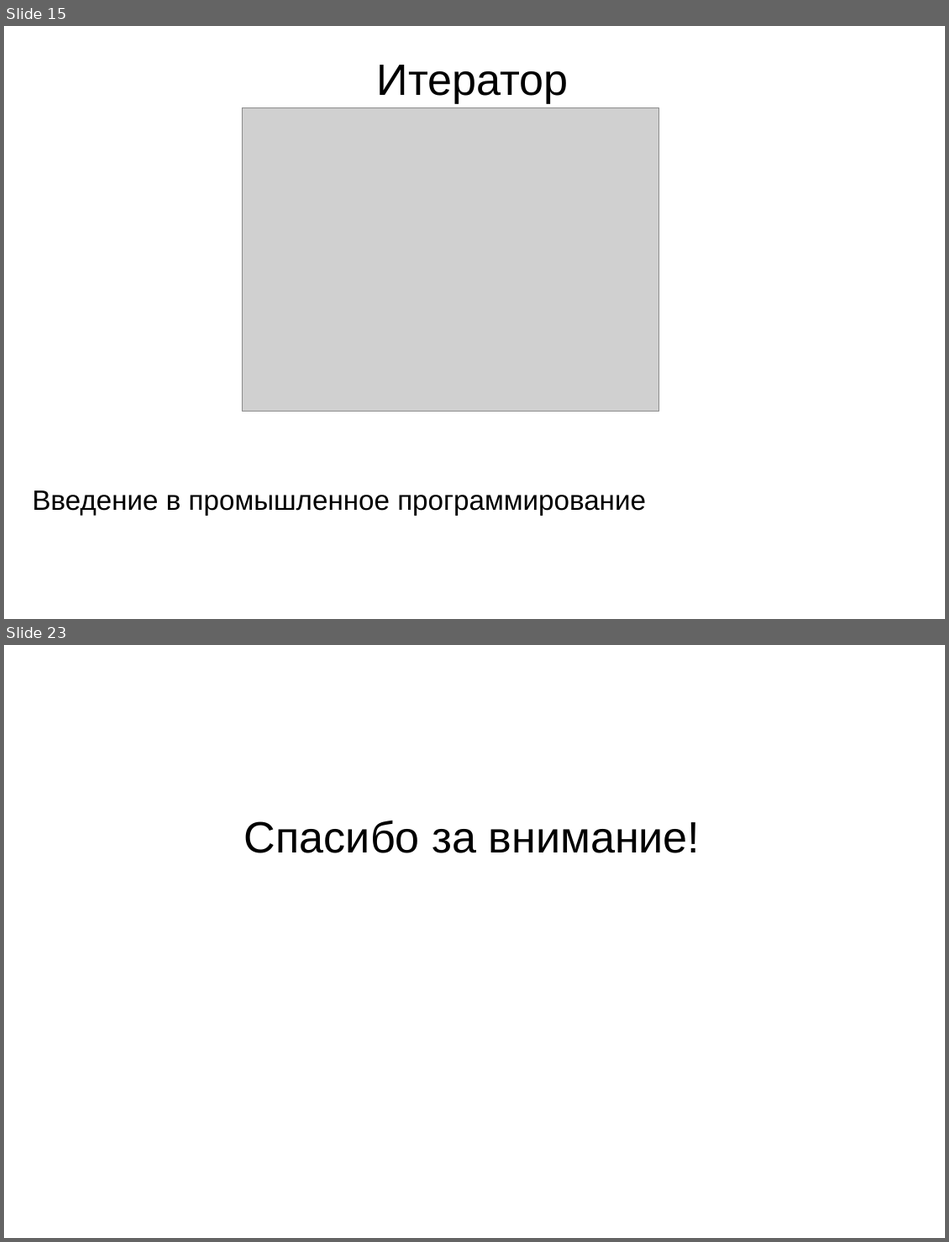
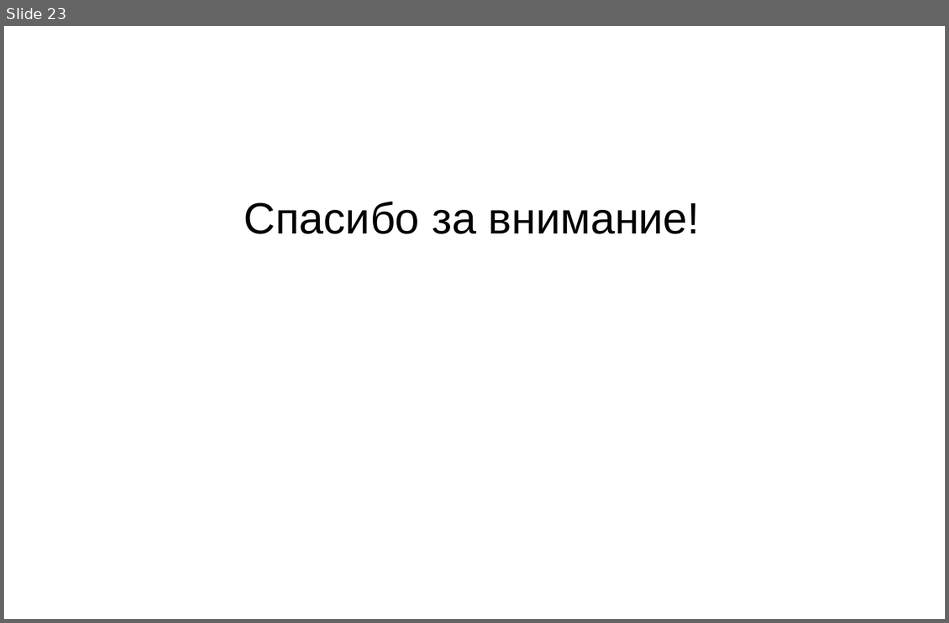
Before and after one commit to PeshekhonovK/ExampleSolution, a slide deck: docs/ЛЭТИ ВвПП 2020.3.pptx. Shown one above the other, each under a label of ours: slides 15 and 23 before the commit, slide 23 after it; the slides between them are not shown. The pictures are 949x1242 and 949x623 pixels, drawn with LibreOffice and Linux fonts; fonts in the diff are those of the drawing; grey boxes stand for pictures; background and template pictures are left out. Boxes give left, top, right and bottom in pixels: in the first picture for what was removed or moved away, otherwise in the second. Text is boxed around its words. In the diff, an @@ line names an element or a change of style, - is before the commit and + after.

```diff
--- a/docs/ЛЭТИ ВвПП 2020.3.pptx
+++ b/docs/ЛЭТИ ВвПП 2020.3.pptx
@@ slide 15 removed at [4,26,945,619], background picture (left out) @@
@@ text removed at [377,65,568,104] @@
-Итератор
@@ picture removed at [242,107,658,412] @@
@@ text removed at [33,491,646,515] @@
-Введение в промышленное программирование
```
Also in this commit, not shown: 12 slides changed, 9 slides added, 8 other slides removed, 2 other files.
